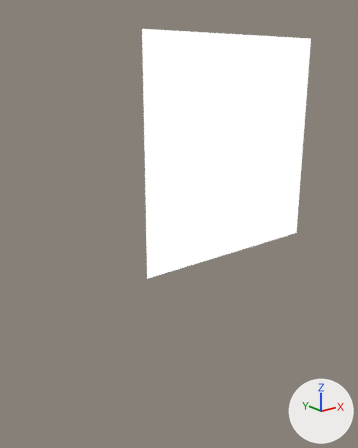
What one commit did to the Blender file assets-source/blender/motion/amargasaurus-idle.blend.
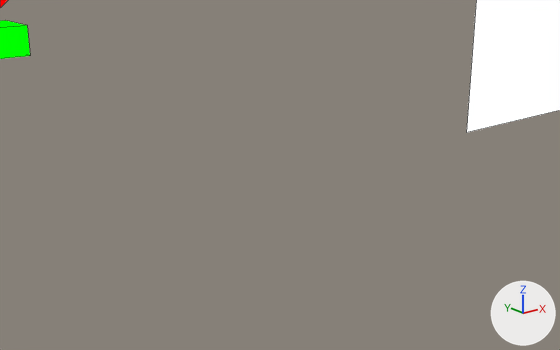
Each version appears first from a 50 mm lens placed at (84.58, -32.91, 29.15), pointed at (87.6, -29.14, 27.64), and next in a close-up from a 50 mm lens placed at (82.39, -33.23, 28.91), pointed at (86.28, -28.36, 26.96). The lights are fixed; the arrows at lower right show +X, +Y and +Z. The older version's two pictures come first. The close-ups show mesh edges as thin lines.

In view in the first close-up: 'DinoTycoon_Motion_amargasaurus_idle_eye', 'DinoTycoon_Motion_amargasaurus_idle_jaw'.
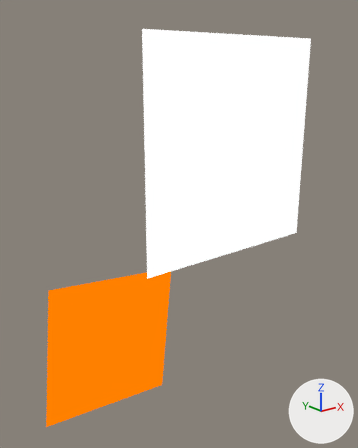
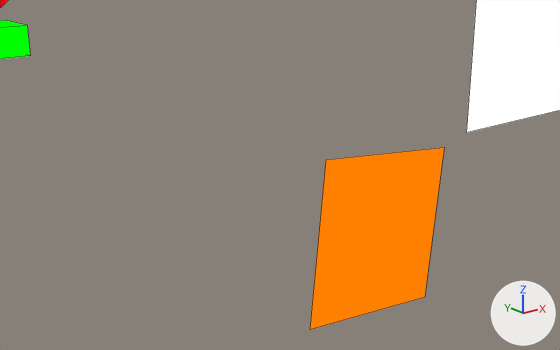
The newer file adds a shape key; the second version is drawn at full value of the shape key 'idle_02' of 'DinoTycoon_Motion_amargasaurus_idle_eye_white', and the change is written as the vertex moves it makes.

Boxes (x1, y1, x2, y2) around the edits, measured in the close-ups (560 x 350 px):
```json
{"object": "DinoTycoon_Motion_amargasaurus_idle_eye_white", "change": "added", "after": [310, 148, 444, 330], "on screen": "orange"}
```

The change, as JSON lines over the scene's bpy script:
```json
{"op": "add", "block": "mat_dinotycoon_role_y", "code": ["mat_dinotycoon_role_y = emission_material('DinoTycoon_Role_Y')", "mat_dinotycoon_role_y.base_color = (1.0, 0.216, 0.0)  # orange #ff8000"]}
{"op": "add", "block": "me_dinotycoon_motion_amargasaurus_idle_sample_eye_white", "code": ["me_dinotycoon_motion_amargasaurus_idle_sample_eye_white = bpy.data.meshes.new('DinoTycoon_Motion_amargasaurus_idle_sample_eye_white')", "me_dinotycoon_motion_amargasaurus_idle_sample_eye_white.from_pydata([(86.22, -29.0, 27.25), (87.61, -29.0, 27.11), (87.47, -29.0, 25.71), (86.08, -29.0, 25.85), (86.22, -29.0, 27.25), (87.61, -29.0, 27.11), (87.47, -29.0, 25.71), (86.08, -29.0, 25.85)], [], [(3, 2, 1, 0), (4, 5, 6, 7), (0, 1, 5, 4), (1, 2, 6, 5), (2, 3, 7, 6), (3, 0, 4, 7)])", "me_dinotycoon_motion_amargasaurus_idle_sample_eye_white.materials.append(mat_dinotycoon_role_y)  # orange #ff8000"]}
{"op": "add", "block": "ob_dinotycoon_motion_amargasaurus_idle_eye_white", "code": ["ob_dinotycoon_motion_amargasaurus_idle_eye_white = bpy.data.objects.new('DinoTycoon_Motion_amargasaurus_idle_eye_white', me_dinotycoon_motion_amargasaurus_idle_sample_eye_white)", "ob_dinotycoon_motion_amargasaurus_idle_eye_white.location = (0.0, 0.0, 0.0)"]}
```
